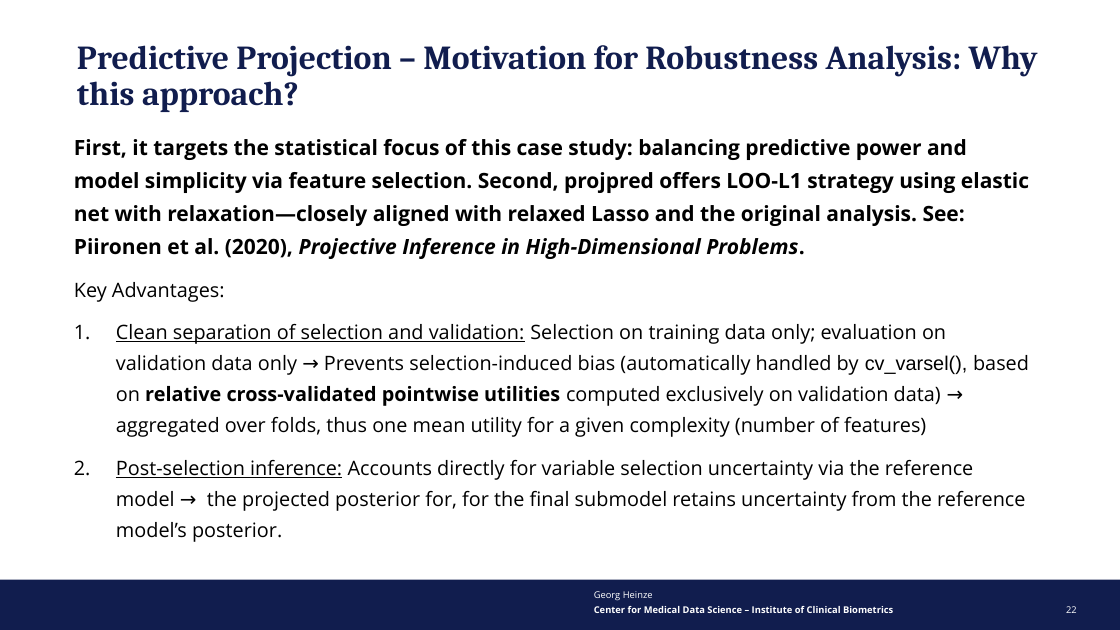
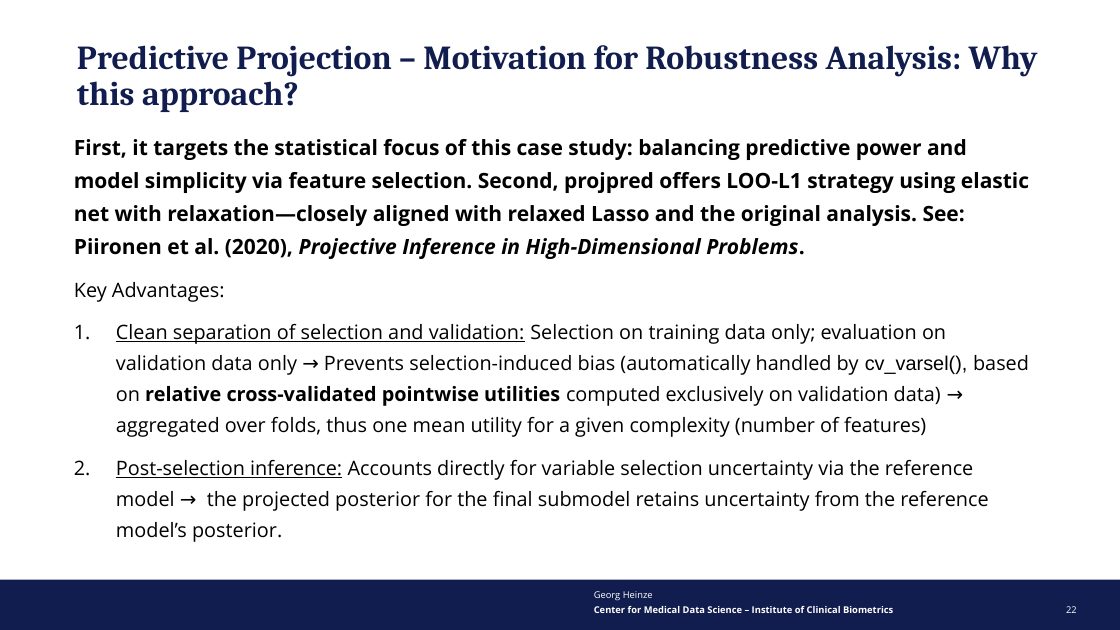
Before and after one commit to aliaksah/Bayes_for_STRATOS, a slide deck: slide 22 of Task Bodyfat/Simplified/TalkROeS/2025-09 Roes B-F_MN_20250905.pptx. Drawn at 1120x630 pixels with LibreOffice and Linux fonts; fonts in the diff are those of the drawing; background and template pictures are left out. Boxes give left, top, right and bottom in pixels: in the first picture for what was removed or moved away, otherwise in the second. Text is boxed around its words. In the diff, an @@ line names an element or a change of style, - is before the commit and + after.

```diff
--- a/Task Bodyfat/Simplified/TalkROeS/2025-09 Roes B-F_MN_20250905.pptx
+++ b/Task Bodyfat/Simplified/TalkROeS/2025-09 Roes B-F_MN_20250905.pptx
@@ text at box(116, 460, 988, 542): text changed @@
-2. Post-selection inference: Accounts directly for variable selection uncertainty via the reference model → the projected posterior for, for the final submodel retains uncertainty from the reference model’s posterior.
+2. Post-selection inference: Accounts directly for variable selection uncertainty via the reference model → the projected posterior for the final submodel retains uncertainty from the reference model’s posterior.
```
